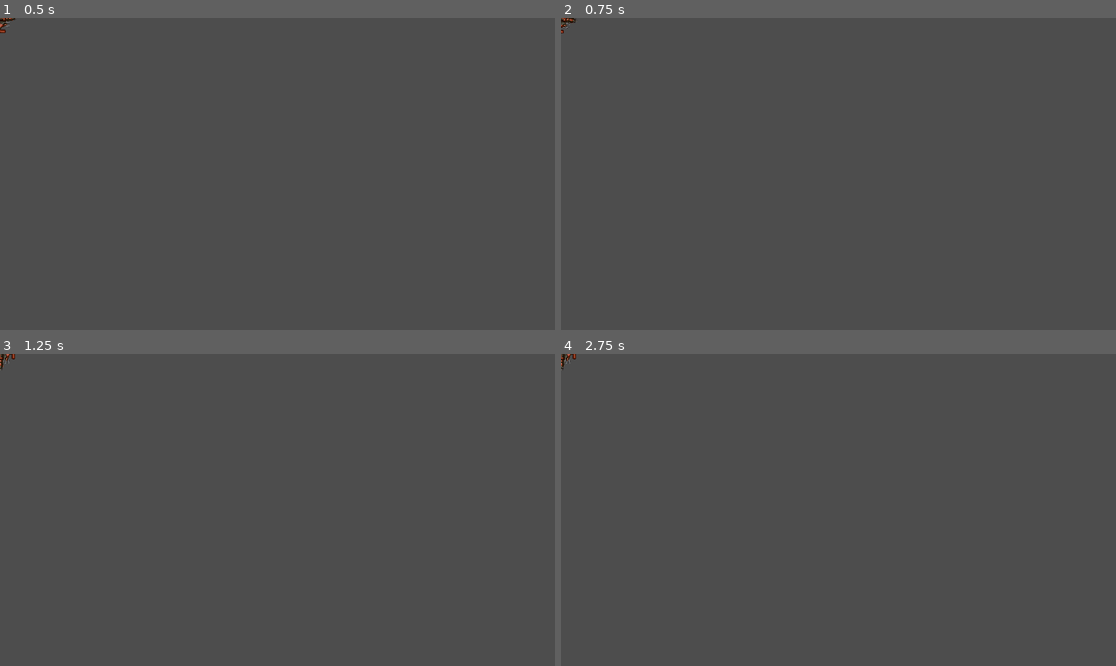
Above: before the commit, frames 1-4 (two rows, left to right).
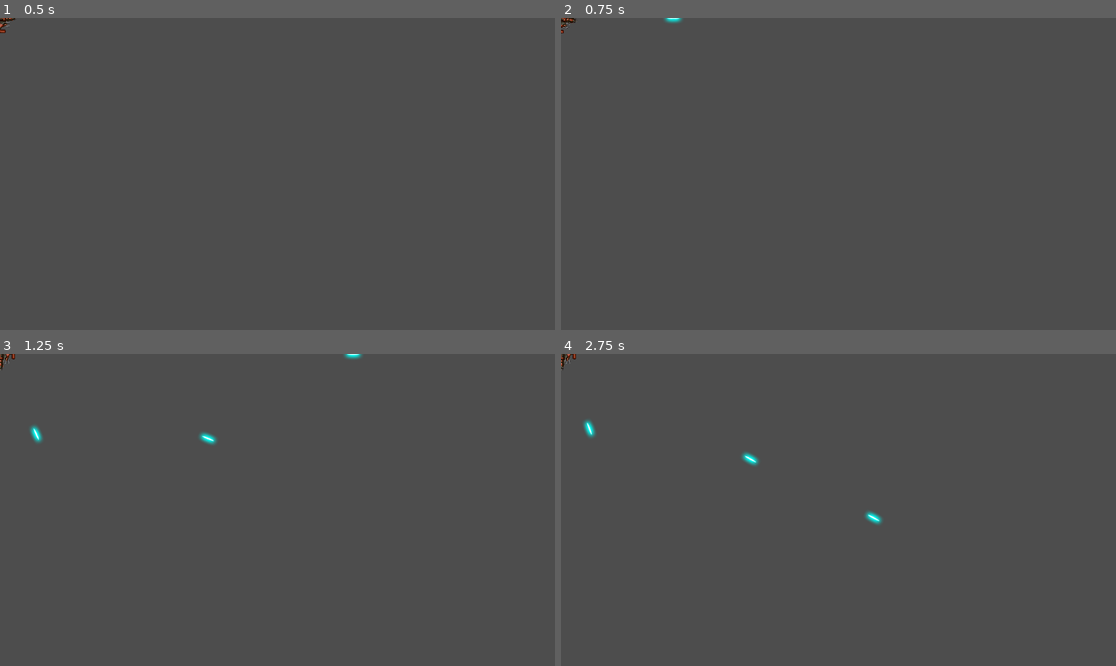
Above: after the commit, the same moments.

Repository: mikechase3/SpaceRocks
Game: Godot game, scene res://scenes/node_2d.tscn
Same seed, same stepped clock (60 frames per second), same inputs: the game is played once before the commit and once after it.
Inputs:
- Up to frame 1 (0.5 s): no input
- Up to frame 2 (0.75 s): tap Enter at 0.5 s; hold Right (rotate_right) from 0.53 s (still down); hold Space (shoot) from 0.53 s (still down)
- Up to frame 3 (1.25 s): keep holding Right (rotate_right); keep holding Space (shoot)
- Up to frame 4 (2.75 s): release Right (rotate_right) at 1.28 s; release Space (shoot) at 1.28 s; hold A (rotate_left) 1.28-2.03 s; tap Space (shoot) at 1.35 s; hold Right (rotate_right) from 2.03 s (still down); hold Space (shoot) from 2.03 s (still down)

Frame 1 is identical in both runs. In frame 2, less than 0.1% of the frame differs, in the area x 18-22%, y 0-2%; in frame 3, 0.2%; in frame 4, 0.3%, in the area x 4-58%, y 21-55%.

Commit message:
finished bullet scene and conecting timer Prac09P37

Diff:
--- a/scenes/bullet.gd
+++ b/scenes/bullet.gd
@@ -1,8 +1,14 @@
 extends Area2D
 
-@export var speed = 1000
+############## GLOBAL VARS ################3
+@export var speed: int = 1000
+
 
 var velocity = Vector2.ZERO
+
+
+func _on_visible_on_screen_notifier_2d_screen_exited() -> void:
+	queue_free()  # Delete it safely.
 
 func _process(delta):
 	position += velocity * delta
@@ -12,6 +18,7 @@
 	velocity = transform.x * speed
 
 
-
-func _on_visible_on_screen_notifier_2d_screen_exited() -> void:
-	queue_free()  # Delete it safely.
+func _on_bullet_body_entered(body: Node2D) -> void:
+	if body.is_in_group("rocks"):
+		body.explode()
+		queue_free()
--- a/scenes/bullet.tscn
+++ b/scenes/bullet.tscn
@@ -21,4 +21,5 @@
 rotation = 1.5708
 scale = Vector2(0.3, 1.4)
 
+[connection signal="body_entered" from="." to="." method="_on_bullet_body_entered"]
 [connection signal="screen_exited" from="VisibleOnScreenNotifier2D" to="." method="_on_visible_on_screen_notifier_2d_screen_exited"]
--- a/scenes/node_2d.tscn
+++ b/scenes/node_2d.tscn
@@ -1,7 +1,8 @@
-[gd_scene load_steps=4 format=3 uid="uid://d2deqh7mfuhuy"]
+[gd_scene load_steps=5 format=3 uid="uid://d2deqh7mfuhuy"]
 
 [ext_resource type="Texture2D" uid="uid://bxl2phk8xmv78" path="res://assets/player_ship.png" id="1_ogmw7"]
 [ext_resource type="Script" path="res://scenes/player.gd" id="1_pp2su"]
+[ext_resource type="PackedScene" uid="uid://dutk8jo11glme" path="res://scenes/bullet.tscn" id="2_5turc"]
 
 [sub_resource type="CircleShape2D" id="CircleShape2D_igr6g"]
 radius = 30.0666
@@ -11,6 +12,7 @@
 linear_damp = 3.0
 angular_damp = 5.0
 script = ExtResource("1_pp2su")
+bullet_scene = ExtResource("2_5turc")
 
 [node name="Sprite2D" type="Sprite2D" parent="."]
 texture_filter = 1
@@ -23,3 +25,12 @@
 texture_filter = 1
 shape = SubResource("CircleShape2D_igr6g")
 metadata/_edit_group_ = true
+
+[node name="Muzzle" type="Marker2D" parent="."]
+position = Vector2(50, 0)
+
+[node name="GunCooldown" type="Timer" parent="."]
+one_shot = true
+autostart = true
+
+[connection signal="timeout" from="GunCooldown" to="." method="_on_gun_cooldown_timeout"]
--- a/scenes/player.gd
+++ b/scenes/player.gd
@@ -2,8 +2,11 @@
 
 @export var engine_power = 500
 @export var spin_power = 8000
+@export var bullet_scene: PackedScene
+@export var fire_rate: float = 0.25
 
-enum {INIT, ALIVE, INVULNERABLE, DEAD}  # these aren't strings? What is data type?
+enum {INIT, ALIVE, INVULNERABLE, DEAD}
+var can_shoot = true
 var state = INIT
 var thrust = Vector2.ZERO
 var rotation_dir = 0
@@ -15,6 +18,8 @@
 	xform.origin.y = wrapf(xform.origin.y, 0, screensize.y)
 	physics_state.transform = xform
 
+func _on_gun_cooldown_timeout() -> void:
+	can_shoot = true
 
 
 func _process(delta):
@@ -24,6 +29,7 @@
 func _ready():
 	change_state(ALIVE)
 	screensize = get_viewport_rect().size
+	$GunCooldown.wait_time = fire_rate
 	#print(transform)  # is this a builtin? WOW IT IS!!!
 
 
@@ -66,9 +72,21 @@
 		#$Exhaust.emitting = true
 		#if not $EngineSound.playing:
 			#$EngineSound.play()
+	if Input.is_action_pressed("shoot") and can_shoot:
+		shoot()
 	else:
 		pass
 		#$EngineSound.stop()
 	rotation_dir = Input.get_axis("rotate_left", "rotate_right")
 	#if Input.is_action_pressed("shoot") and can_shoot:
 		#shoot()
+
+func shoot():
+	if state == INVULNERABLE:
+		return
+	else:
+		can_shoot = false
+		$GunCooldown.start()
+		var b = bullet_scene.instantiate()  # new bullet to scene
+		get_tree().root.add_child(b)  # adds bullet to player's parent, the root.
+		b.start($Muzzle.global_transform)  # Passes muzzle's transform.
Not shown, changed: README.md
